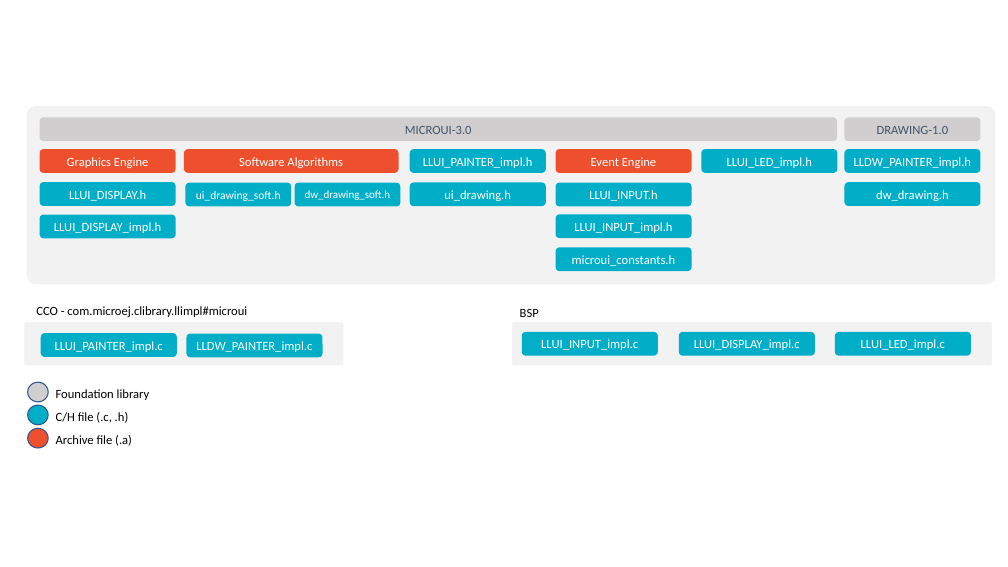
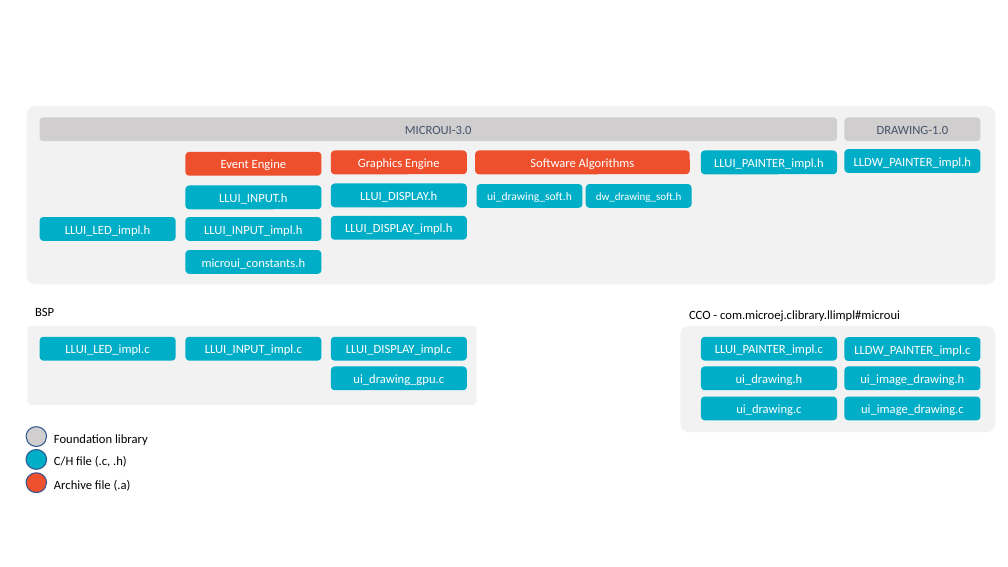
Before and after one commit to MicroEJ/docs, a slide deck: slide 1 of VEEPortingGuide/images/uiLL.pptx. Drawn at 1008x567 pixels with LibreOffice and Linux fonts; fonts in the diff are those of the drawing. Boxes give left, top, right and bottom in pixels: in the first picture for what was removed or moved away, otherwise in the second. Text is boxed around its words. In the diff, an @@ line names an element or a change of style, - is before the commit and + after.

```diff
--- a/VEEPortingGuide/images/uiLL.pptx
+++ b/VEEPortingGuide/images/uiLL.pptx
@@ 7 rounded rectangles: place and size @@
-7 rounded rectangles at [39, 149, 546, 238]
+7 rounded rectangles at [331, 150, 837, 240]
@@ rounded rectangle "LLUI_INPUT.h": place and size @@
-rounded rectangle "LLUI_INPUT.h" at [556, 183, 692, 206]
+rounded rectangle "LLUI_INPUT.h" at [185, 185, 321, 209]
@@ rounded rectangle "LLUI_LED_impl.h": place and size @@
-rounded rectangle "LLUI_LED_impl.h" at [702, 149, 838, 172]
+rounded rectangle "LLUI_LED_impl.h" at [39, 217, 175, 240]
@@ 3 rounded rectangles: place and size @@
-3 rounded rectangles at [556, 149, 692, 271]
+3 rounded rectangles at [185, 152, 321, 274]
@@ text "BSP": place and size @@
-text "BSP" at [520, 309, 539, 317]
+text "BSP" at [35, 308, 54, 316]
@@ rounded rectangle: place and size @@
-rounded rectangle at [512, 322, 992, 365]
+rounded rectangle at [27, 326, 476, 405]
@@ text "CCO - com.microej.clibrary.llimpl#microui": place and size @@
-text "CCO - com.microej.clibrary.llimpl#microui" at [36, 306, 247, 317]
+text "CCO - com.microej.clibrary.llimpl#microui" at [689, 310, 900, 321]
@@ rounded rectangle: place and size @@
-rounded rectangle at [24, 322, 343, 365]
+rounded rectangle at [681, 326, 996, 433]
@@ rounded rectangle at [681, 326, 996, 433]: proportions changed @@
@@ rounded rectangle "LLUI_LED_impl.c": place and size @@
-rounded rectangle "LLUI_LED_impl.c" at [835, 332, 971, 355]
+rounded rectangle "LLUI_LED_impl.c" at [39, 337, 175, 361]
@@ rounded rectangle "LLUI_INPUT_impl.c": place and size @@
-rounded rectangle "LLUI_INPUT_impl.c" at [522, 332, 658, 355]
+rounded rectangle "LLUI_INPUT_impl.c" at [185, 337, 321, 361]
@@ rounded rectangle "LLUI_DISPLAY_impl.c": place and size @@
-rounded rectangle "LLUI_DISPLAY_impl.c" at [679, 332, 815, 355]
+rounded rectangle "LLUI_DISPLAY_impl.c" at [331, 337, 467, 361]
@@ rounded rectangle "LLUI_PAINTER_impl.c": place and size @@
-rounded rectangle "LLUI_PAINTER_impl.c" at [41, 333, 177, 357]
+rounded rectangle "LLUI_PAINTER_impl.c" at [701, 337, 837, 361]
@@ rounded rectangle "LLDW_PAINTER_impl.c": place and size @@
-rounded rectangle "LLDW_PAINTER_impl.c" at [187, 333, 323, 357]
+rounded rectangle "LLDW_PAINTER_impl.c" at [845, 337, 981, 361]
@@ rounded rectangle added at [331, 367, 467, 390], fill #00AEC7, 12 pt, text #FFFFFF @@
+ui_drawing_gpu.c
@@ rounded rectangle "ui_drawing.h": place and size @@
-rounded rectangle "ui_drawing.h" at [410, 182, 546, 206]
+rounded rectangle "ui_drawing.h" at [701, 367, 837, 390]
@@ rounded rectangle "ui_image_drawing.h": place and size @@
-rounded rectangle "ui_image_drawing.h" at [845, 182, 981, 206]
+rounded rectangle "ui_image_drawing.h" at [845, 367, 981, 390]
@@ text in rounded rectangle at [860, 374, 964, 385]: text changed @@
-dw_drawing.h
+ui_image_drawing.h
@@ rounded rectangle added at [701, 397, 837, 420], fill #00AEC7, 12 pt, text #FFFFFF @@
+ui_drawing.c
@@ rounded rectangle added at [845, 397, 981, 420], fill #00AEC7, 12 pt, text #FFFFFF @@
+ui_image_drawing.c
@@ 3 texts, 3 ellipses: place and size @@
-3 texts, 3 ellipses at [28, 383, 150, 448]
+3 texts, 3 ellipses at [26, 426, 148, 492]
```
Also in this commit, not shown: 1 other slide changed, 4 other files.
